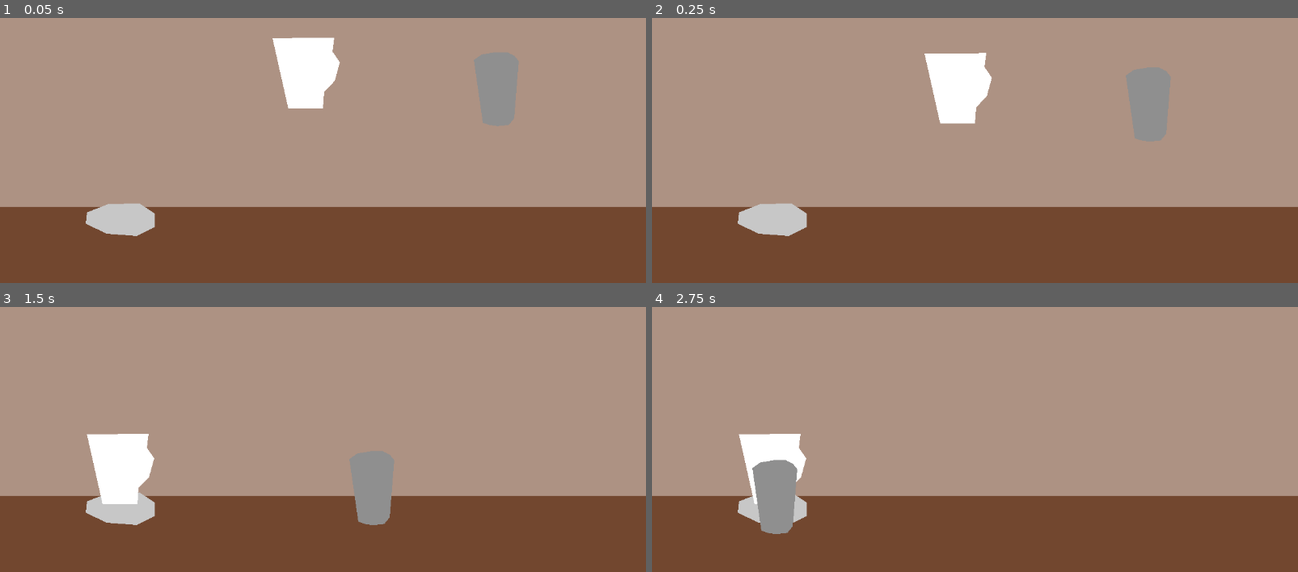
Above: before the commit, frames 1-4 (two rows, left to right).
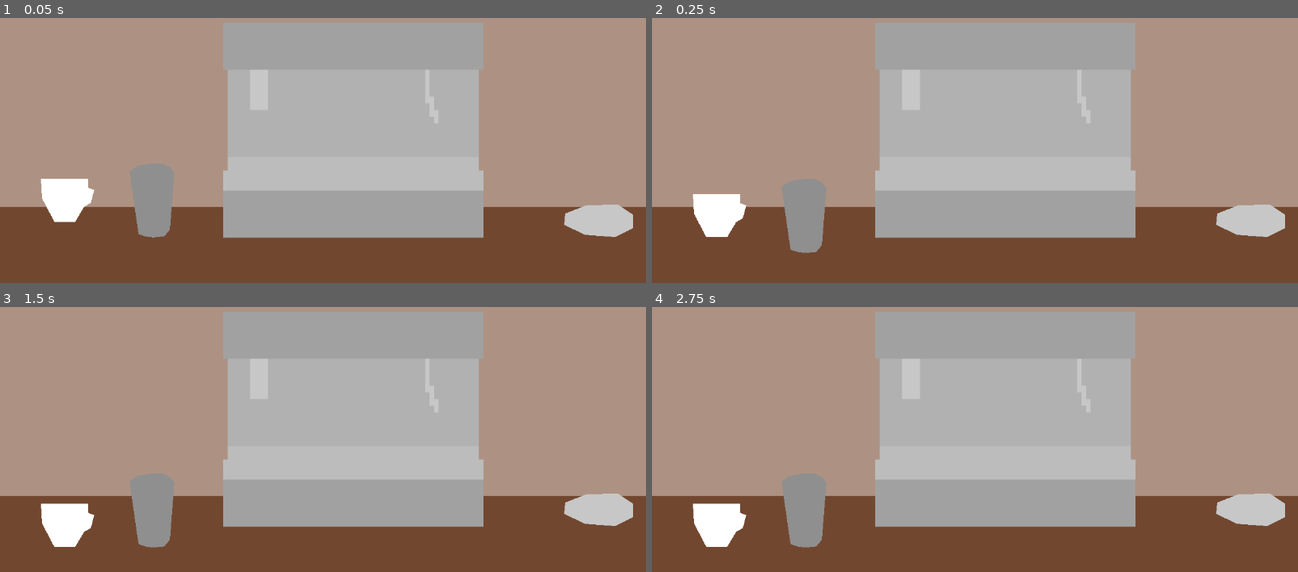
Above: after the commit, the same moments.

Repository: ltg7412/SpookyBarista
Game: Godot game, scene res://game.tscn
Same seed, same stepped clock (60 frames per second), same inputs: the game is played once before the commit and once after it.
Inputs (mouse positions are in pixels of both pictures, inside the frame that each line leads up to):
- Up to frame 1 (0.05 s): no input
- Up to frame 2 (0.25 s): no input
- Up to frame 3 (1.5 s): drag from (310, 431) to (122, 468) at 0.52 s; drag from (497, 497) to (122, 468) at 1.27 s
- Up to frame 4 (2.75 s): move the mouse to (1039, 309) at 2.02 s; press the mouse at (1039, 309) at 2.03 s

The runs differ from the first frame. In frame 1, 38% of the frame differs, in the area x 6-98%, y 1-83%; in frame 2, 38%; in frame 3, 37%; in frame 4, 38%, in the area x 6-98%, y 1-91%.

Commit message:
add tool interactions, coffee, and ingredients

Diff:
--- a/Components/Pinning/conditional_pin_cushion.gd
+++ b/Components/Pinning/conditional_pin_cushion.gd
@@ -1,4 +1,4 @@
-extends PinCushionComponent
+class_name ConditionalPinCushion extends PinCushionComponent
 
 @export var acceptable_pin_ids: Array[StringName]
 
@@ -6,5 +6,4 @@
 	if not acceptable_pin_ids.has(pin.id):
 		return false
 
-	super(pin)
-	return true
+	return super(pin)
--- a/Components/Pinning/pin_component.gd
+++ b/Components/Pinning/pin_component.gd
@@ -1,7 +1,7 @@
 class_name PinComponent extends Area2D
 
 signal pinned(cushion: PinCushionComponent)
-signal unpinned
+signal unpinned(cushion: PinCushionComponent)
 
 @export var pinning: Node2D
 @export var id: StringName
@@ -25,5 +25,5 @@
 
 func unpin() -> void:
 	pinning_to.remove_pin()
+	unpinned.emit(pinning_to)
 	pinning_to = null
-	unpinned.emit()
--- a/Components/Pinning/pin_cushion_component.gd
+++ b/Components/Pinning/pin_cushion_component.gd
@@ -3,13 +3,18 @@
 signal pinned_by(pin: PinComponent)
 signal unpinned(pin: PinComponent)
 
+@export var cushion_owner: Node
 var pinned_with: PinComponent
 
 func try_pin_with(pin: PinComponent) -> bool:
 	pinned_by.emit(pin)
 	pinned_with = pin
+	_on_pin_pinned(pin)
 	return true
 
 func remove_pin() -> void:
 	unpinned.emit(pinned_with)
 	pinned_with = null
+
+func _on_pin_pinned(pin: PinComponent) -> void:
+	pass
--- /dev/null
+++ b/Components/Pinning/tool_interaction_cushion.gd
@@ -0,0 +1,28 @@
+class_name ToolInteractionCushion extends ConditionalPinCushion
+
+signal interacted()
+
+@export var interaction_length: int = 1
+var timer: Timer
+
+func _ready() -> void:
+	timer = Timer.new()
+	timer.one_shot = true
+	timer.wait_time = interaction_length
+	add_child(timer)
+	timer.timeout.connect(_on_timer_timeout)
+
+func try_pin_with(pin: PinComponent) -> bool:
+	if pin.pinning is not InteractorTool:
+		return false
+
+	return super(pin)
+
+func _on_pin_pinned(pin: PinComponent) -> void:
+	timer.start()
+
+func _on_timer_timeout() -> void:
+	if pinned_with == null: return
+
+	interacted.emit()
+	pinned_with.unpin()
--- a/Components/Tool/Cup.tscn
+++ b/Components/Tool/Cup.tscn
@@ -1,17 +1,39 @@
-[gd_scene load_steps=3 format=3 uid="uid://wbi5ufnqggf3"]
+[gd_scene load_steps=7 format=3 uid="uid://wbi5ufnqggf3"]
 
 [ext_resource type="PackedScene" uid="uid://kt37rr4g8uqr" path="res://Components/Tool/tool.tscn" id="1_omccn"]
+[ext_resource type="PackedScene" uid="uid://dbn260w4htbb" path="res://Components/Pinning/pin_cushion_component.tscn" id="2_2gu4k"]
+[ext_resource type="Script" uid="uid://1ujh8dm3al1k" path="res://Components/Tool/Cup/cup.gd" id="2_fsgrn"]
+[ext_resource type="Script" uid="uid://drhtqfkssl8nw" path="res://Components/Pinning/tool_interaction_cushion.gd" id="3_2gu4k"]
 
 [sub_resource type="RectangleShape2D" id="RectangleShape2D_l4f64"]
-size = Vector2(128, 128)
+size = Vector2(97, 77)
+
+[sub_resource type="CircleShape2D" id="CircleShape2D_2gu4k"]
+radius = 108.019
 
 [node name="Cup" instance=ExtResource("1_omccn")]
+script = ExtResource("2_fsgrn")
+_coffee = null
 
 [node name="CollisionShape2D" type="CollisionShape2D" parent="." index="0"]
+position = Vector2(5.5, -31.5)
 shape = SubResource("RectangleShape2D_l4f64")
 
+[node name="Sprite" parent="." index="1"]
+position = Vector2(5, -55)
+
 [node name="TempSprite" type="Polygon2D" parent="Sprite" index="0"]
-polygon = PackedVector2Array(46, -64, -64, -63, -36, 62, 26, 62, 28, 33, 47, 13, 56, -20, 43, -39)
+polygon = PackedVector2Array(-47, -15, -45, 20, -23, 62, 14, 62, 30, 35, 42, 28, 48, 5, 37, 1, 37, -15)
 
 [node name="PinComponent" parent="." index="2"]
 id = &"cup"
+
+[node name="MilkPitcherCushion" parent="." index="3" node_paths=PackedStringArray("cushion_owner") instance=ExtResource("2_2gu4k")]
+position = Vector2(0, -51)
+script = ExtResource("3_2gu4k")
+interaction_length = 1
+acceptable_pin_ids = Array[StringName]([&"pitcher"])
+cushion_owner = NodePath("..")
+
+[node name="CollisionShape2D2" type="CollisionShape2D" parent="MilkPitcherCushion" index="0"]
+shape = SubResource("CircleShape2D_2gu4k")
--- /dev/null
+++ b/Components/Tool/Cup/cup.gd
@@ -0,0 +1,9 @@
+class_name Cup extends Tool
+
+@export var _coffee: Coffee
+
+func set_coffee(coffee: Coffee) -> void:
+	self.coffee = coffee
+
+func get_coffee() -> Coffee:
+	return _coffee
--- /dev/null
+++ b/Components/Tool/InteractorTool.gd
@@ -0,0 +1,17 @@
+class_name InteractorTool extends Tool
+
+func on_pinned(cushion: PinCushionComponent):
+	super(cushion)
+
+	if cushion is ToolInteractionCushion:
+		_on_interaction_started(cushion)
+
+func _on_interaction_started(interaction_cushion: ToolInteractionCushion) -> void:
+	interaction_cushion.interacted.connect(_on_interaction_completed.bind(interaction_cushion))
+
+func _on_interaction_completed(interaction_cushion: ToolInteractionCushion) -> void:
+	pass
+
+func on_unpinned(cushion: PinCushionComponent):
+	cushion.interacted.disconnect(_on_interaction_completed)
+	super(cushion)
--- a/Components/Tool/Shaker.tscn
+++ b/Components/Tool/Pitcher.tscn
@@ -1,21 +1,24 @@
-[gd_scene load_steps=3 format=3 uid="uid://bl8668xw877ja"]
+[gd_scene load_steps=4 format=3 uid="uid://bl8668xw877ja"]
 
 [ext_resource type="PackedScene" uid="uid://kt37rr4g8uqr" path="res://Components/Tool/tool.tscn" id="1_g80n3"]
+[ext_resource type="Script" uid="uid://0imew4d0q030" path="res://Components/Tool/Pitcher/pitcher.gd" id="2_2s680"]
 
 [sub_resource type="RectangleShape2D" id="RectangleShape2D_xlobq"]
 size = Vector2(72, 122)
 
-[node name="Shaker" instance=ExtResource("1_g80n3")]
+[node name="SteamingPitcher" instance=ExtResource("1_g80n3")]
+script = ExtResource("2_2s680")
+milk = null
 
 [node name="CollisionShape2D" type="CollisionShape2D" parent="." index="0"]
-position = Vector2(0, -39)
+position = Vector2(0, -47)
 shape = SubResource("RectangleShape2D_xlobq")
 
 [node name="Polygon2D" type="Polygon2D" parent="Sprite" index="0"]
-position = Vector2(-4, -4)
+position = Vector2(-4, -17)
 scale = Vector2(2, 2)
 color = Color(0.562958, 0.562958, 0.562958, 1)
 polygon = PackedVector2Array(-11, -48, 1, -50, 12, -50, 18, -47, 22, -42, 18, 9, 13, 15, 3, 16, -4, 15, -10, 13, -18, -43)
 
 [node name="PinComponent" parent="." index="2"]
-id = &"shaker"
+id = &"pitcher"
--- /dev/null
+++ b/Components/Tool/Pitcher/pitcher.gd
@@ -0,0 +1,24 @@
+class_name Pitcher extends InteractorTool
+
+@export var milk: Milk
+
+func _on_interaction_started(interaction_cushion: ToolInteractionCushion) -> void:
+	super(interaction_cushion)
+	#start animation
+
+func _on_interaction_completed(interaction_cushion: ToolInteractionCushion) -> void:
+	super(interaction_cushion)
+	if interaction_cushion.cushion_owner is not Cup:
+		printerr("Cup pitching is attempting to pour is not a cup")
+		return
+	if not has_milk():
+		print("NO MILK IN PITCHER")
+		return
+
+	var cup := (interaction_cushion.cushion_owner as Cup)
+	cup.get_coffee().milk = milk
+	print("interaction completed")
+
+func has_milk() -> bool:
+	return milk != null
+	#end animation
--- a/Components/Tool/Tool.gd
+++ b/Components/Tool/Tool.gd
@@ -6,6 +6,7 @@
 var _is_under_mouse := false
 var _dragging := false
 var _mouse_offset: Vector2
+var coffee: Coffee
 
 func _ready() -> void:
 	add_to_group(&"tools")
@@ -49,7 +50,7 @@
 	tween.set_trans(Tween.TRANS_CUBIC)
 	tween.tween_property(self, "position", cushion.global_position, 0.1)
 
-func on_unpinned():
+func on_unpinned(cushion: PinCushionComponent):
 	freeze = false
 
 func _integrate_forces(state: PhysicsDirectBodyState2D) -> void:
--- /dev/null
+++ b/Resources/Coffee.gd
@@ -0,0 +1,8 @@
+class_name Coffee extends Resource
+
+enum CoffeeSize { SMALL, MEDIUM, LARGE }
+
+@export var size: CoffeeSize
+@export var syrup: Syrup
+@export_range(1, 3) var shot_count: int
+@export var milk: Milk
--- /dev/null
+++ b/Resources/Ingredient.gd
@@ -0,0 +1,4 @@
+class_name Ingredient extends Resource
+
+@export var display_name: String
+@export var id: StringName
--- /dev/null
+++ b/Resources/Milk.gd
@@ -0,0 +1 @@
+class_name Milk extends Ingredient
--- /dev/null
+++ b/Resources/Syrup.gd
@@ -0,0 +1 @@
+class_name Syrup extends Ingredient
--- /dev/null
+++ b/Things/coffee_machine.tscn
@@ -0,0 +1,31 @@
+[gd_scene load_steps=5 format=3 uid="uid://x348ofyww023"]
+
+[ext_resource type="PackedScene" uid="uid://dbn260w4htbb" path="res://Components/Pinning/pin_cushion_component.tscn" id="1_8cqoy"]
+[ext_resource type="Script" uid="uid://7ffgsdsldyd3" path="res://Components/Pinning/conditional_pin_cushion.gd" id="2_k6jsw"]
+[ext_resource type="Texture2D" uid="uid://chjx0xxptmy3b" path="res://Things/CoffeeMachine/coffee_machine.png" id="3_k6jsw"]
+
+[sub_resource type="CircleShape2D" id="CircleShape2D_k6jsw"]
+radius = 36.0139
+
+[node name="CoffeeMachine" type="Node2D"]
+
+[node name="Sprite2D" type="Sprite2D" parent="."]
+position = Vector2(0, -43)
+scale = Vector2(1, 1.5)
+texture = ExtResource("3_k6jsw")
+
+[node name="PinCushionComponent2" parent="." instance=ExtResource("1_8cqoy")]
+position = Vector2(150, 61)
+script = ExtResource("2_k6jsw")
+acceptable_pin_ids = Array[StringName]([&"pitcher"])
+
+[node name="CollisionShape2D" type="CollisionShape2D" parent="PinCushionComponent2"]
+shape = SubResource("CircleShape2D_k6jsw")
+
+[node name="PinCushionComponent" parent="." instance=ExtResource("1_8cqoy")]
+position = Vector2(-166, 59)
+script = ExtResource("2_k6jsw")
+acceptable_pin_ids = Array[StringName]([&"cup"])
+
+[node name="CollisionShape2D" type="CollisionShape2D" parent="PinCushionComponent"]
+shape = SubResource("CircleShape2D_k6jsw")
--- a/game.tscn
+++ b/game.tscn
@@ -1,10 +1,11 @@
-[gd_scene load_steps=8 format=3 uid="uid://c7n5q231pp4my"]
+[gd_scene load_steps=9 format=3 uid="uid://c7n5q231pp4my"]
 
 [ext_resource type="PackedScene" uid="uid://dbn260w4htbb" path="res://Components/Pinning/pin_cushion_component.tscn" id="2_e2o6t"]
 [ext_resource type="Script" uid="uid://7ffgsdsldyd3" path="res://Components/Pinning/conditional_pin_cushion.gd" id="2_feb5d"]
 [ext_resource type="Script" uid="uid://cxp638bypl7h6" path="res://Components/ToolContainer/tool_container.gd" id="3_7jktm"]
 [ext_resource type="PackedScene" uid="uid://wbi5ufnqggf3" path="res://Components/Tool/Cup.tscn" id="4_fc0e3"]
-[ext_resource type="PackedScene" uid="uid://bl8668xw877ja" path="res://Components/Tool/Shaker.tscn" id="5_7jktm"]
+[ext_resource type="PackedScene" uid="uid://bl8668xw877ja" path="res://Components/Tool/Pitcher.tscn" id="5_7jktm"]
+[ext_resource type="PackedScene" uid="uid://x348ofyww023" path="res://Things/coffee_machine.tscn" id="6_ryrav"]
 
 [sub_resource type="RectangleShape2D" id="RectangleShape2D_mwb40"]
 size = Vector2(1384, 340)
@@ -29,6 +30,7 @@
 polygon = PackedVector2Array(-72, 496, 1280, 496, 1280, 712, -72, 696)
 
 [node name="StaticBody2D" type="StaticBody2D" parent="Background"]
+position = Vector2(0, 29)
 collision_layer = 2
 collision_mask = 0
 
@@ -36,24 +38,28 @@
 position = Vector2(608, 744)
 shape = SubResource("RectangleShape2D_mwb40")
 
+[node name="CoffeeMachine" parent="." instance=ExtResource("6_ryrav")]
+position = Vector2(630, 394)
+
 [node name="PinCushionComponent" parent="." instance=ExtResource("2_e2o6t")]
-position = Vector2(219, 465)
+position = Vector2(1068, 532)
 script = ExtResource("2_feb5d")
 acceptable_pin_ids = Array[StringName]([&"cup"])
 
-[node name="CollisionShape2D" type="CollisionShape2D" parent="PinCushionComponent"]
-shape = SubResource("CircleShape2D_feb5d")
-
 [node name="Polygon2D" type="Polygon2D" parent="PinCushionComponent"]
-position = Vector2(-243, -464)
+position = Vector2(-239, -529)
 color = Color(0.781407, 0.781407, 0.781407, 1)
 polygon = PackedVector2Array(179, 521, 177, 541, 214, 559, 268, 563, 300, 547, 300, 523, 273, 505, 217, 506)
+
+[node name="CollisionShape2D" type="CollisionShape2D" parent="PinCushionComponent"]
+position = Vector2(2, -40)
+shape = SubResource("CircleShape2D_feb5d")
 
 [node name="ToolContainer" type="Node2D" parent="."]
 script = ExtResource("3_7jktm")
 
 [node name="Cup" parent="ToolContainer" instance=ExtResource("4_fc0e3")]
-position = Vector2(550, 273)
+position = Vector2(115, 531)
 
 [node name="Shaker" parent="ToolContainer" instance=ExtResource("5_7jktm")]
-position = Vector2(885, 339)
+position = Vector2(271, 551)
Not shown, added: Components/Pinning/tool_interaction_cushion.gd.uid
Not shown, added: Components/Tool/Cup/cup.gd.uid
Not shown, added: Components/Tool/InteractorTool.gd.uid
Not shown, added: Components/Tool/Pitcher/pitcher.gd.uid
Not shown, added: Resources/Coffee.gd.uid
Not shown, added: Resources/Ingredient.gd.uid
Not shown, added: Resources/Milk.gd.uid
Not shown, added: Resources/Syrup.gd.uid
Binary file added: Things/CoffeeMachine/coffee_machine.png
Not shown, added: Things/CoffeeMachine/coffee_machine.png.import
